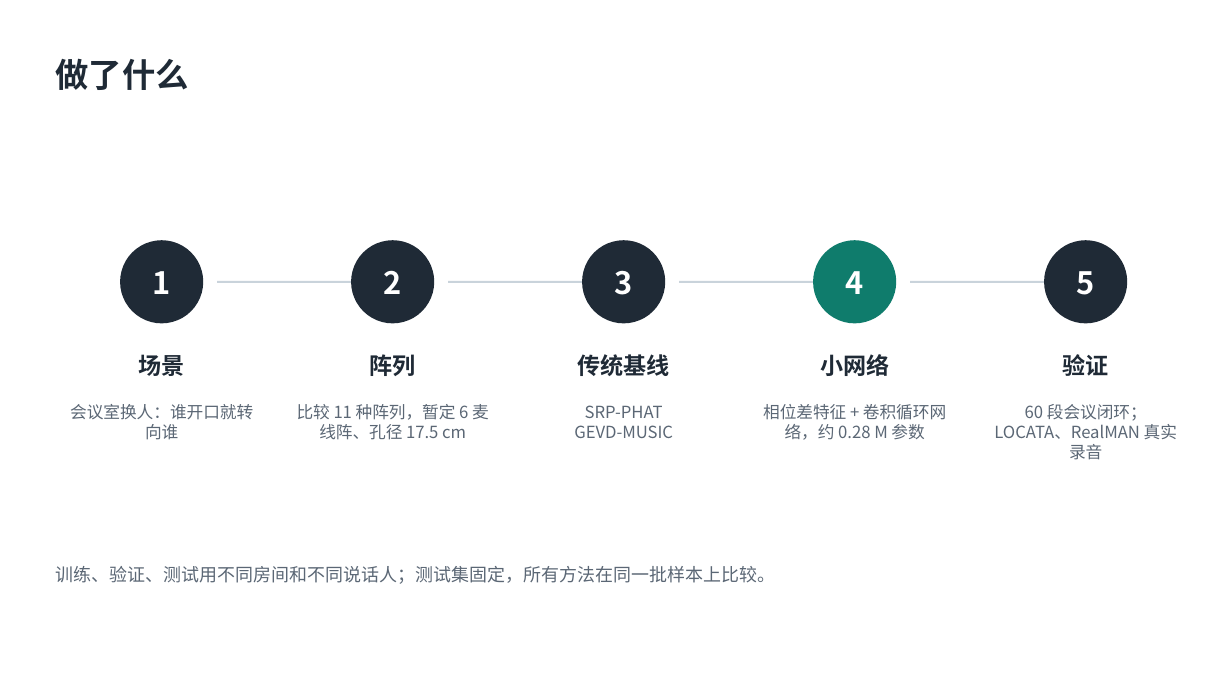
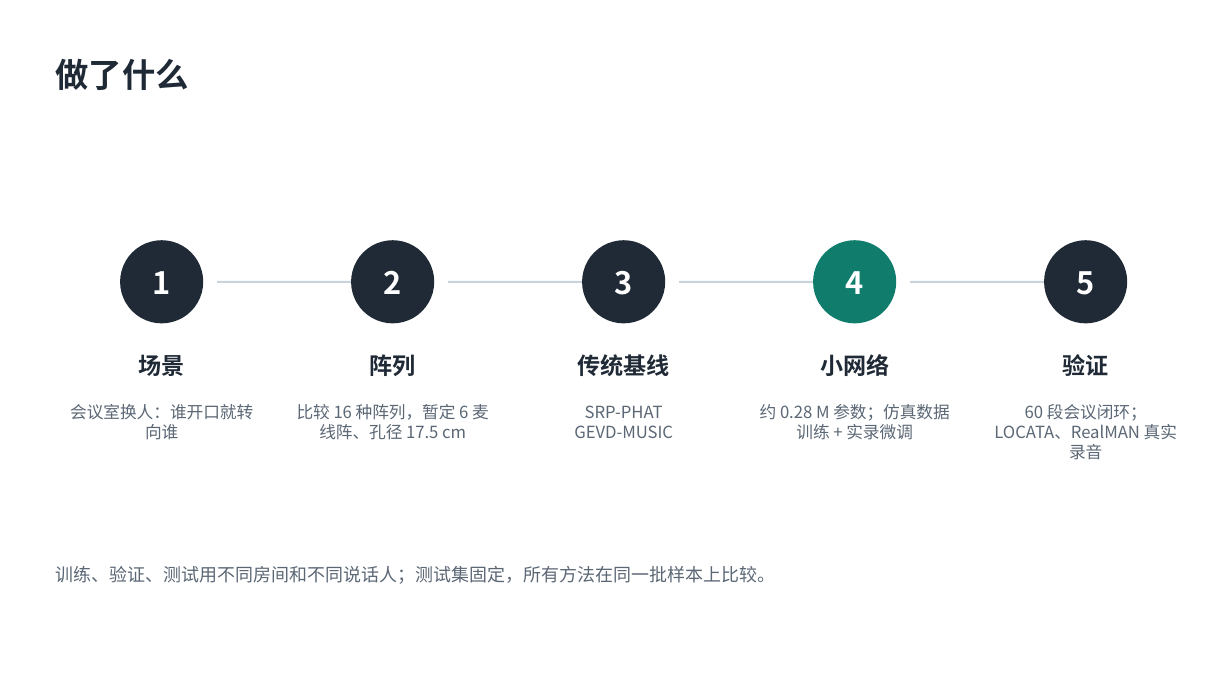
Before and after one commit to ZeroFoxxi/ssl-scene1, a slide deck: slide 3 of 01_场景一_摄像头声源定位/方案选型/场景一阶段汇报_会议室声源定位.pptx. Drawn at 1232x693 pixels with LibreOffice and Linux fonts; fonts in the diff are those of the drawing. Boxes give left, top, right and bottom in pixels: in the first picture for what was removed or moved away, otherwise in the second. Text is boxed around its words. In the diff, an @@ line names an element or a change of style, - is before the commit and + after.

```diff
--- a/01_场景一_摄像头声源定位/方案选型/场景一阶段汇报_会议室声源定位.pptx
+++ b/01_场景一_摄像头声源定位/方案选型/场景一阶段汇报_会议室声源定位.pptx
@@ text at bbox=[297, 404, 489, 440]: text changed @@
-比较 11 种阵列，暂定 6 麦线阵、孔径 17.5 cm
+比较 16 种阵列，暂定 6 麦线阵、孔径 17.5 cm
@@ text at bbox=[760, 404, 950, 440]: text changed @@
-相位差特征 + 卷积循环网络，约 0.28 M 参数
+约 0.28 M 参数；仿真数据训练 + 实录微调
```
Also in this commit, not shown: 6 other slides changed, 7 other files.
